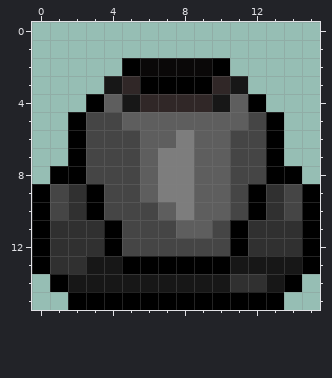
Two states of a pixel-art sprite, res/images/tower1shoot.png. Above, as it was before the edit.
The file is 16x16 pixels.
New version:
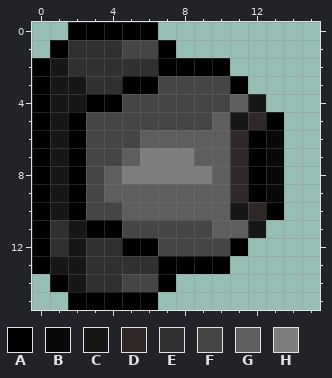
Palette (. is transparent): A #000000  B #0a0808  C #171717  D #302727  E #303030  F #454545  G #5e5e5e  H #7d7d7d
Diff:
@@ x 0..15 @@
- 0 ................
- 1 ................
- 2 .....ABBBBA.....
- 3 ....CDAAAADC....
- 4 ...AGCDDDDCGA...
- 5 ..AFFGGGGGGGFA..
- 6 ..AFFFGGHGGFFA..
- 7 ..AFFFGHHGGFFA..
- 8 .AAFFFGHHGGFFAA.
- 9 AFEAFFGHHGGFAEFA
-10 AFEAFFFGHGGFAEFA
-11 AEEEAFFFGGFAEEEA
-12 AEEEAFFFFFFAEEEA
-13 AEECCAAAAAACCCCA
-14 .ACCCCCCCCCEECA.
-15 ..AAAAAAAAAAAA..
+ 0 ..AAAAA.........
+ 1 .AEEEFFA........
+ 2 ACEEEEEAAAA.....
+ 3 ACCEEAAFFFFA....
+ 4 ACCAAFFFFFFGC...
+ 5 ACAFFFFFFFGCDA..
+ 6 ACAFFFGGGGGDAB..
+ 7 ACAFFGHHHGGDAB..
+ 8 ACAFGHHHHHGDAB..
+ 9 ACAFGGGGGGGDAB..
+10 ACAFFGGGGGGCDA..
+11 AECAAFFFFFGGC...
+12 AECEEAAFFFFA....
+13 ACCEEEEAAAA.....
+14 .ACEEFFA........
+15 ..AAAAA.........
Changed places in both pictures, as pixel boxes (x1, y1, x2, y2):
changed: (32, 22, 320, 310)
